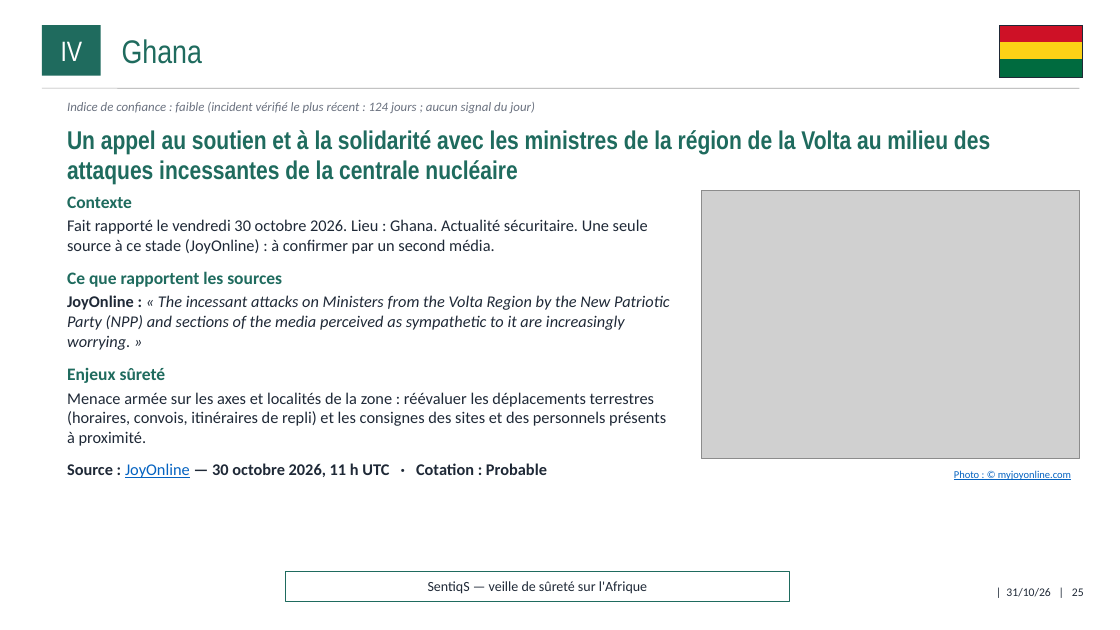
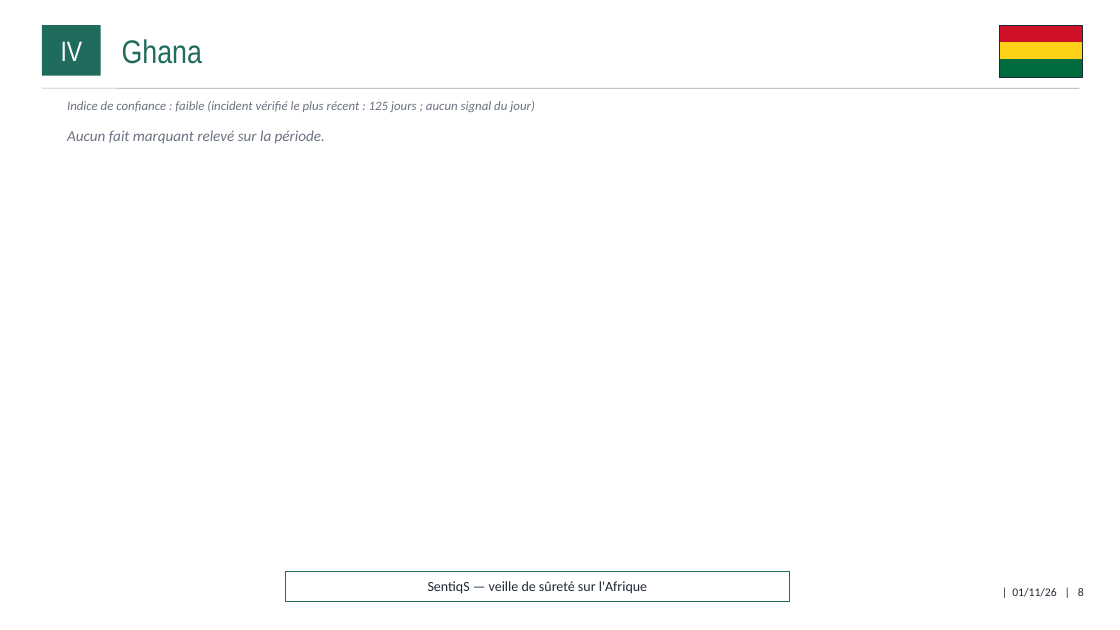
Before and after one commit to ytl1-ops/SentiqS, a slide deck: slide 8 of web/rapports/mensuel/dernier.pptx (slide 25 before the commit). Drawn at 1120x630 pixels with LibreOffice and Linux fonts; fonts in the diff are those of the drawing; grey boxes stand for pictures. Boxes give left, top, right and bottom in pixels: in the first picture for what was removed or moved away, otherwise in the second. Text is boxed around its words. In the diff, an @@ line names an element or a change of style, - is before the commit and + after.

```diff
--- a/web/rapports/mensuel/dernier.pptx
+++ b/web/rapports/mensuel/dernier.pptx
@@ text at (x1=67, y1=101, x2=535, y2=112): text changed @@
-Indice de confiance : faible (incident vérifié le plus récent : 124 jours ; aucun signal du jour)
+Indice de confiance : faible (incident vérifié le plus récent : 125 jours ; aucun signal du jour)
@@ text at (x1=67, y1=130, x2=325, y2=144): text changed; size 22 to 13 pt; font Arial Narrow to Calibri; text colour #1F6B5E to #6B7280; bold off; italic on @@
-Un appel au soutien et à la solidarité avec les ministres de la région de la Volta au milieu des attaques incessantes de la centrale nucléaire
+Aucun fait marquant relevé sur la période.
@@ text removed at (x1=67, y1=196, x2=670, y2=478) @@
-Contexte
-Fait rapporté le vendredi 30 octobre 2026. Lieu : Ghana. Actualité sécuritaire. Une seule source à ce stade (JoyOnline) : à confirmer par un second média.
-Ce que rapportent les sources
-JoyOnline : « The incessant attacks on Ministers from the Volta Region by the New Patriotic Party (NPP) and sections of the media perceived as sympathetic to it are increasingly worrying. »
-Enjeux sûreté
-Menace armée sur les axes et localités de la zone : réévaluer les déplacements terrestres (horaires, convois, itinéraires de repli) et les consignes des sites et des personnels présents à proximité.
-Source : JoyOnline — 30 octobre 2026, 11 h UTC · Cotation : Probable
@@ picture removed at (x1=702, y1=191, x2=1080, y2=459) @@
@@ text removed at (x1=954, y1=470, x2=1071, y2=480) @@
-Photo : © myjoyonline.com
@@ text at (x1=1012, y1=588, x2=1084, y2=597): text changed @@
-| 31/10/26 | 25
+| 01/11/26 | 8
```
Also in this commit, not shown: 13 other slides changed, 28 slides removed, 14 other files.
